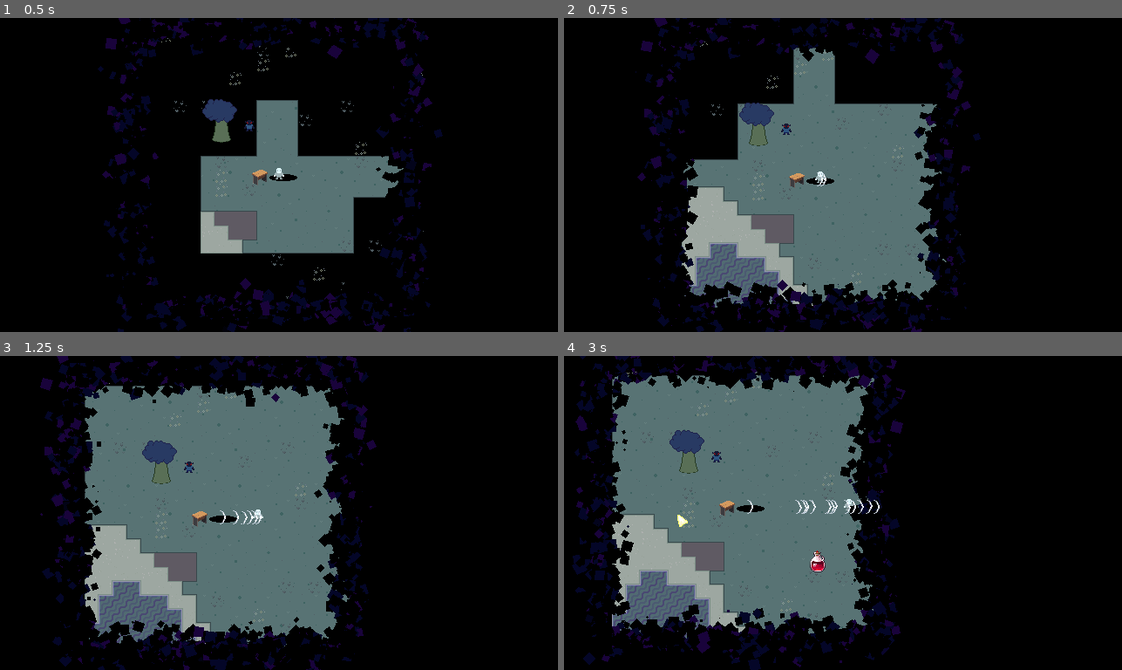
Above: before the commit, frames 1-4 (two rows, left to right).
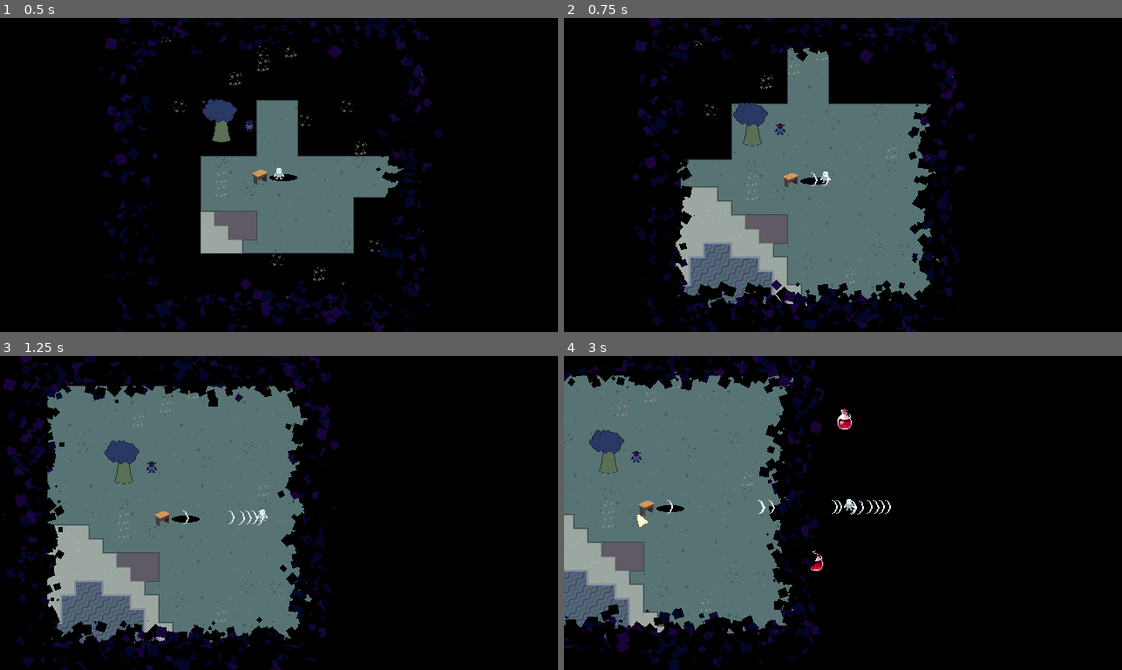
Above: after the commit, the same moments.

Repository: TimoRoggel/EverDark
Game: Godot game, scene res://scenes/levels/world.tscn
Same seed, same stepped clock (60 frames per second), same inputs: the game is played once before the commit and once after it.
Inputs (mouse positions are in pixels of both pictures, inside the frame that each line leads up to):
- Up to frame 1 (0.5 s): no input
- Up to frame 2 (0.75 s): move the mouse to (965, 159) at 0.52 s; press the mouse at (965, 159) at 0.53 s; hold D (right) from 0.53 s (still down)
- Up to frame 3 (1.25 s): keep holding D (right); right-click (401, 497) at 0.8 s
- Up to frame 4 (3 s): release D (right) at 1.25 s; release the mouse at (965, 497) at 1.25 s; drag from (731, 528) to (909, 500) at 1.27 s; move the mouse to (898, 443) at 2.02 s; hold D (right) 2.03-2.75 s; hold Shift (dash) 2.03-2.75 s; click (898, 443) at 2.3 s; drag from (815, 575) to (870, 447) at 2.77 s

Frame 1 is identical in both runs. In frame 2, 12% of the frame differs, in the area x 11-75%, y 0-100%; in frame 3, 24%; in frame 4, 30%, in the area x 0-62%, y 0-100%.

Commit message:
knockback
edited health, spawn attack, hitbox and move components.

Diff:
--- a/scenes/characters/player.tscn
+++ b/scenes/characters/player.tscn
@@ -19,6 +19,7 @@
 [ext_resource type="Script" uid="uid://bvp6jp0bat6ko" path="res://scripts/resources/attack.gd" id="12_xrqxk"]
 [ext_resource type="Script" uid="uid://c0jl7340jmrnc" path="res://scripts/components/block_component.gd" id="17_d6tgn"]
 [ext_resource type="PackedScene" uid="uid://bn1esnd74d0hh" path="res://UI/pause_menu.tscn" id="18_d6tgn"]
+[ext_resource type="Script" uid="uid://cnu3a1bs2t0vd" path="res://scripts/components/knockback_component.gd" id="18_kmyvj"]
 
 [sub_resource type="RectangleShape2D" id="RectangleShape2D_dyp2m"]
 size = Vector2(6, 8)
@@ -102,6 +103,7 @@
 [node name="hitbox" type="Node2D" parent="components"]
 position = Vector2(0, -4)
 script = ExtResource("10_2l4js")
+attack_cooldown_time = 1.0
 collision_radius = 6.0
 metadata/_custom_type_script = "uid://dwhmrw8e0vjks"
 
@@ -109,8 +111,11 @@
 position = Vector2(0, -4)
 script = ExtResource("10_xhtjm")
 attack_type = SubResource("Resource_xhtjm")
-damaging_flags = 3
 metadata/_custom_type_script = "uid://byhtuq8lov8xm"
+
+[node name="KnockbackComponent" type="Node2D" parent="components"]
+script = ExtResource("18_kmyvj")
+metadata/_custom_type_script = "uid://cnu3a1bs2t0vd"
 
 [node name="camera" type="Camera2D" parent="."]
 offset = Vector2(0, -4)
--- a/scripts/characters/character_controller.gd
+++ b/scripts/characters/character_controller.gd
@@ -63,6 +63,16 @@
 			bump_player.play_randomized()
 		on_bounce(bounce_amount)
 	move_and_slide()
+#func _physics_process(delta: float) -> void:
+	#for c: Component in components:
+		#if c.updates_in_physics:
+			#c._update(delta)
+#
+	#if should_bounce() and bounciness != 0.0 and is_on_wall() and velocity.length() > 0.0:
+		#var bounce: Vector2 = 2.0 * velocity.dot(get_wall_normal()) * get_wall_normal() * bounciness
+		#velocity -= bounce
+#
+	#move_and_slide()
 
 func _exit_tree() -> void:
 	for c: Component in components:
--- a/scripts/components/health_component.gd
+++ b/scripts/components/health_component.gd
@@ -112,6 +112,8 @@
 func calc_knockback(attack: AttackController) -> void:
 	if attack.attack.knockback == 0.0:
 		return
-	if !"movement" in controller:
+	if !"knockback" in controller:
 		return
-	controller.movement.take_knockback(attack.get_real_velocity() * attack.attack.knockback, attack.attack.knockback * 0.1)
+
+	var dir := attack.get_real_velocity().normalized()
+	controller.knockback.apply_knockback(dir * attack.attack.knockback)
--- a/scripts/components/hitbox_component.gd
+++ b/scripts/components/hitbox_component.gd
@@ -1,8 +1,7 @@
-@tool
 class_name HitboxComponent extends Component
 
 @export var is_active: bool = true
-@export var attack_cooldown_time: float = 1.0
+@export var attack_cooldown_time: float = 0.3
 @export var collision_radius: float = 1.0:
 	set(value):
 		collision_radius = value
@@ -10,9 +9,10 @@
 
 var health_component: HealthComponent = null
 var block_component: BlockComponent = null
+var knockback_component: KnockbackComponent = null
+
 var hurtbox_area: Area2D = Area2D.new()
 var hurtbox_collision: CollisionShape2D = CollisionShape2D.new()
-
 var invulnerabilities: Dictionary[Attack, float] = {}
 var invulnerable = false
 
@@ -22,22 +22,27 @@
 	draw_circle(Vector2.ZERO, collision_radius, Color(0.87, 0.305, 0.418, 0.502))
 
 func _enter() -> void:
+	knockback_component = controller.get_component(KnockbackComponent)
 	health_component = controller.get_component(HealthComponent)
 	block_component = controller.get_component(BlockComponent)
-	if hurtbox_area && hurtbox_collision:
-		# setup area2d
-		hurtbox_area.collision_mask = 2
-		add_child(hurtbox_area)
-		hurtbox_area.add_child(hurtbox_collision)
-		hurtbox_collision.shape = CircleShape2D.new()
-		hurtbox_collision.shape.radius = collision_radius
-		hurtbox_collision.debug_color = Color(1.0, 0.2, 0.1, 0.4)
-		hurtbox_area.body_entered.connect(_on_body_entered)
+
+	hurtbox_area.monitoring = true
+	hurtbox_area.monitorable = true
+	hurtbox_area.collision_layer = 1
+	hurtbox_area.collision_mask = 2
+	add_child(hurtbox_area)
+
+	hurtbox_collision.shape = CircleShape2D.new()
+	hurtbox_collision.shape.radius = collision_radius
+	hurtbox_collision.disabled = false
+	hurtbox_area.add_child(hurtbox_collision)
+
+	hurtbox_area.body_entered.connect(_on_body_entered)
 
 func _update(delta: float) -> void:
 	var new_invulnerabilities: Dictionary[Attack, float] = {}
-	for key: Attack in invulnerabilities.keys():
-		var new_time: float = invulnerabilities[key] - delta
+	for key in invulnerabilities.keys():
+		var new_time = invulnerabilities[key] - delta
 		if new_time > 0.0:
 			new_invulnerabilities[key] = new_time
 	invulnerabilities = new_invulnerabilities
@@ -46,33 +51,30 @@
 	pass
 
 func _on_body_entered(body: Node2D) -> void:
-	if !is_active:
+	if !is_active or invulnerable or !is_instance_of(body, AttackController):
 		return
-	if invulnerable:
+	if invulnerabilities.has(body.attack) and invulnerabilities[body.attack] > 0.0:
 		return
-	if !is_instance_of(body, AttackController):
+	if body.spawner == controller and !body.attack.can_hit_owner:
 		return
-	if invulnerabilities.has(body.attack):
-		if invulnerabilities[body.attack] > 0.0:
-			return
-	if body.spawner == controller:
-		if !body.attack.can_hit_owner:
-			return
-	invulnerabilities[body.attack] = body.attack.invulnerability
+
+	invulnerabilities[body.attack] = max(body.attack.invulnerability, 0.3)
 	receive_hit(body)
 
 func receive_hit(from: AttackController) -> void:
 	if !health_component:
 		return
-	if block_component:
-		if block_component.did_block(global_position.angle_to(from.global_position)):
-			return
-	print("taken damage: ", from.attack.power)
+	if block_component and block_component.did_block(global_position.angle_to(from.global_position)):
+		return
+
+	print("taken damage:", from.attack.power)
 	health_component.take_damage(from)
+
+	if knockback_component:
+		knockback_component.apply_backshots(from.global_position, global_position)
+
+	print("Kachoww")
 	cooldown()
-
-func can_receive_damage() -> bool:
-	return is_active && !invulnerable
 
 func cooldown() -> void:
 	invulnerable = true
--- /dev/null
+++ b/scripts/components/knockback_component.gd
@@ -0,0 +1,31 @@
+class_name KnockbackComponent extends Component
+
+var knockback: Vector2 = Vector2.ZERO
+var knockback_timer: float = 0.0
+
+@export var knockback_duration: float = 0.25
+@export var friction: float = 8.0
+@export var strength: float = 1200.0
+
+func _enter() -> void:
+	pass
+
+func _update(delta: float) -> void:
+	if knockback_timer > 0.0:
+		knockback_timer -= delta
+		if knockback_timer <= 0.0 or knockback.length() < 0.1:
+			knockback = Vector2.ZERO
+		else:
+			knockback = knockback.move_toward(Vector2.ZERO, friction * delta)
+
+func _exit() -> void:
+	knockback = Vector2.ZERO
+
+func apply_knockback(force: Vector2, duration: float = -1.0) -> void:
+	knockback = force
+	knockback_timer = duration if duration > 0 else knockback_duration
+
+func apply_backshots(from_position: Vector2, self_position: Vector2, strength: float = 600.0, duration: float = -1.0) -> void:
+	var dir = (self_position - from_position).normalized()
+	apply_knockback(dir * strength, duration)
+	print("Kachoww2")
--- a/scripts/components/move_component.gd
+++ b/scripts/components/move_component.gd
@@ -1,40 +1,28 @@
 class_name MoveComponent extends Component
 
-@export var speed: float = 100.0
-@export var accelleration: float = 4.0
-@export var decelleration: float = 8.0
-@export var knockback_resistance: float = 1.0
-
-var dash: DashComponent = null
+@export var speed: float = 150.0
+@export var acceleration: float = 15.0
+@export var deceleration: float = 20.0
 
 var desired_movement: Vector2 = Vector2.ZERO
-var knockback: Vector2 = Vector2.ZERO
+var dash: DashComponent = null
 
 func _enter() -> void:
 	dash = controller.get_component(DashComponent)
-	controller.should_bounce_conditions.append(func() -> bool: return abs(knockback.length()) > 0.0)
 
 func _update(delta: float) -> void:
-	var desired_speed: Vector2 = desired_movement * speed
-	if abs(knockback.length()) > 0.0:
-		if knockback.normalized().dot(desired_speed.normalized()) < 0.5 && abs(knockback.length()) > abs(desired_speed.length()):
-			desired_speed = knockback
+	var kb: KnockbackComponent = controller.get_component(KnockbackComponent)
+	var input_velocity: Vector2 = desired_movement * speed
+
+	if kb and kb.knockback.length() > 0.1:
+		controller.velocity = kb.knockback
+	else:
+		var lerp_speed: float = delta
+		if desired_movement == Vector2.ZERO:
+			lerp_speed *= deceleration
 		else:
-			desired_speed = desired_speed + knockback
-	var lerp_speed: float = delta
-	if desired_movement == Vector2.ZERO:
-		lerp_speed *= decelleration
-	else:
-		lerp_speed *= accelleration
-	controller.velocity = controller.velocity.lerp(desired_speed, lerp_speed)
-
-func take_knockback(amount: Vector2, duration: float) -> void:
-	knockback = amount * (1.0 / knockback_resistance)
-	var tween: Tween = get_tree().create_tween().set_process_mode(Tween.TWEEN_PROCESS_PHYSICS).set_ease(Tween.EASE_OUT).set_trans(Tween.TRANS_QUAD)
-	tween.tween_property(self, "knockback", Vector2.ZERO, duration)
-
-func add_force(direction: Vector2) -> void:
-	controller.velocity += direction
+			lerp_speed *= acceleration
+		controller.velocity = controller.velocity.lerp(input_velocity, lerp_speed)
 
 func _exit() -> void:
-	pass
+	controller.velocity = Vector2.ZERO
--- a/scripts/components/spawn_attack_component.gd
+++ b/scripts/components/spawn_attack_component.gd
@@ -1,30 +1,15 @@
 @tool
 class_name SpawnAttackComponent extends Component
 
-@export var attack_type: Attack = null:
-	set(value):
-		attack_type = value
-		if attack_type.attack_sound:
-			if sound_player:
-				sound_player.samples = [attack_type.attack_sound]
-
-var damaging_flags: int = 2 ** (CharacterController.CharacterFlags.size() - 1) - 1:
-	set(value):
-		damaging_flags = value
-		notify_property_list_changed()
-
+@export var attack_type: Attack = null
+var damaging_flags: int = 2 ** (CharacterController.CharacterFlags.size() - 1) - 1
 var sound_player: RandomAudioStreamPlayer2D = null
 var attack_angle: float = 0.0
 var attacking: bool = false
 var attack_timeout: float = 0.0
 
-func _get_property_list():
-	return CharacterController.get_flag_properties("damaging_flags")
-
 func _enter() -> void:
-	if !attack_type:
-		return
-	if attack_type.attack_sound:
+	if attack_type and attack_type.attack_sound:
 		sound_player = GameManager.create_audio_player(&"sounds", [attack_type.attack_sound])
 		add_child(sound_player)
 
@@ -40,16 +25,19 @@
 	return attack_timeout <= 0
 
 func try_attack() -> void:
-	if !can_attack():
-		return
-	attack()
+	if can_attack():
+		attack()
 
 func attack() -> void:
 	if sound_player:
 		sound_player.play_randomized()
 	attack_timeout = attack_type.firerate
-	controller.movement.add_force(Vector2.from_angle(attack_angle) * attack_type.kickback)
-	for i: int in range(attack_type.count):
+
+	var kb: KnockbackComponent = controller.get_component(KnockbackComponent)
+	if kb:
+		kb.apply_knockback(Vector2.from_angle(attack_angle) * attack_type.kickback)
+
+	for i in range(attack_type.count):
 		spawn_bullet()
 
 func spawn_bullet() -> void:
@@ -57,3 +45,17 @@
 	bullet.global_position = controller.global_position + Vector2(0, -4)
 	bullet.damage_flags = damaging_flags
 	controller.add_sibling(bullet)
+	#print("Spawned attack at ", bullet.global_position)
+
+#func spawn_bullet() -> void:
+	#var bullet: AttackController = AttackController.new(attack_type, Vector2.from_angle(attack_angle), controller)
+	#bullet.global_position = controller.global_position + Vector2(0, -4)
+	#bullet.damage_flags = damaging_flags
+	#controller.add_sibling(bullet)
+	#print("Spawned attack at ", bullet.global_position)
+#
+	#var kb: KnockbackComponent = controller.get_component(KnockbackComponent)
+	#if kb:
+		#var recoil_dir = Vector2.from_angle(attack_angle + PI) # opposite of shooting direction
+		#kb.apply_knockback(recoil_dir * 800.0, 0.15) # adjust strength and duration
+		#print("Recoil applied!")
Not shown: 1 places in scenes/characters/player.tscn that only renumber resources
Not shown, added: scripts/components/knockback_component.gd.uid
